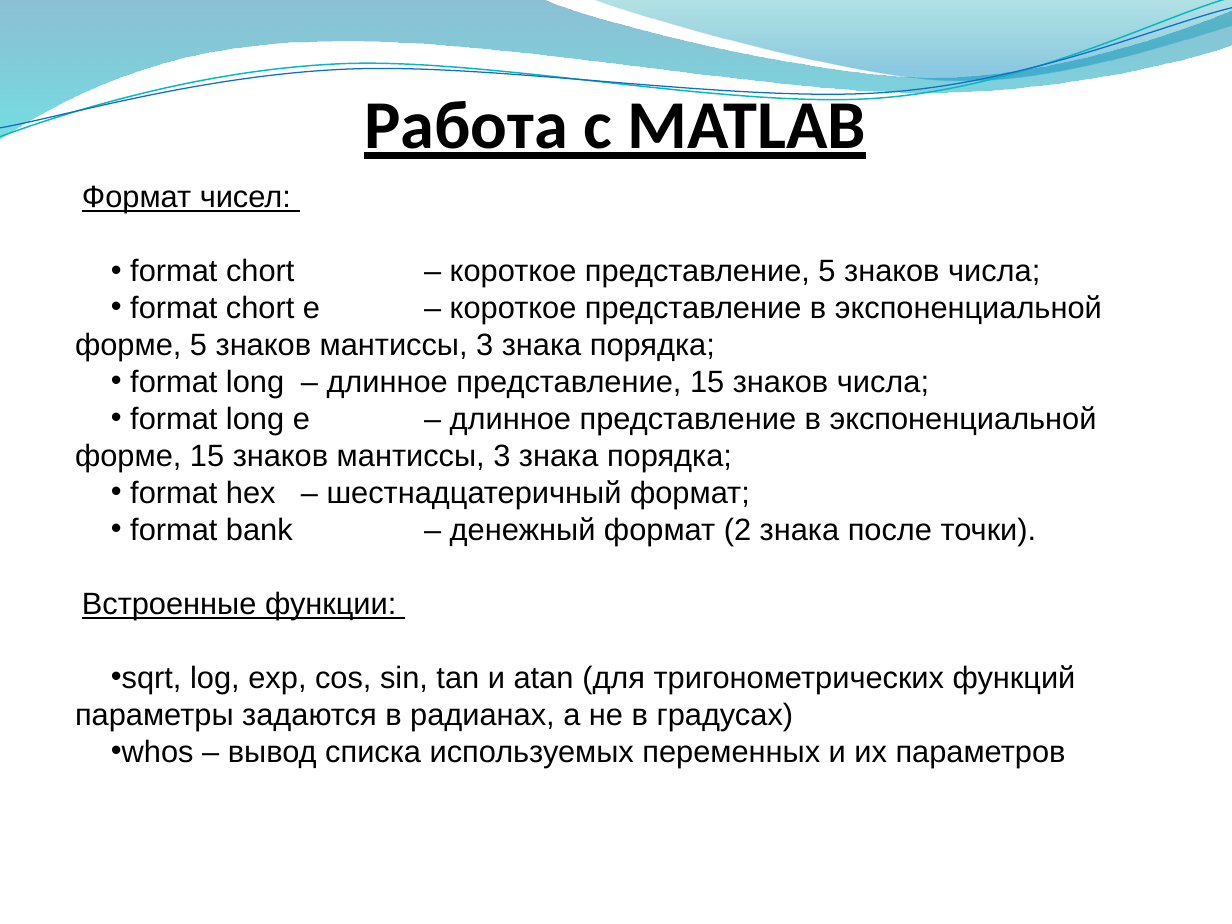
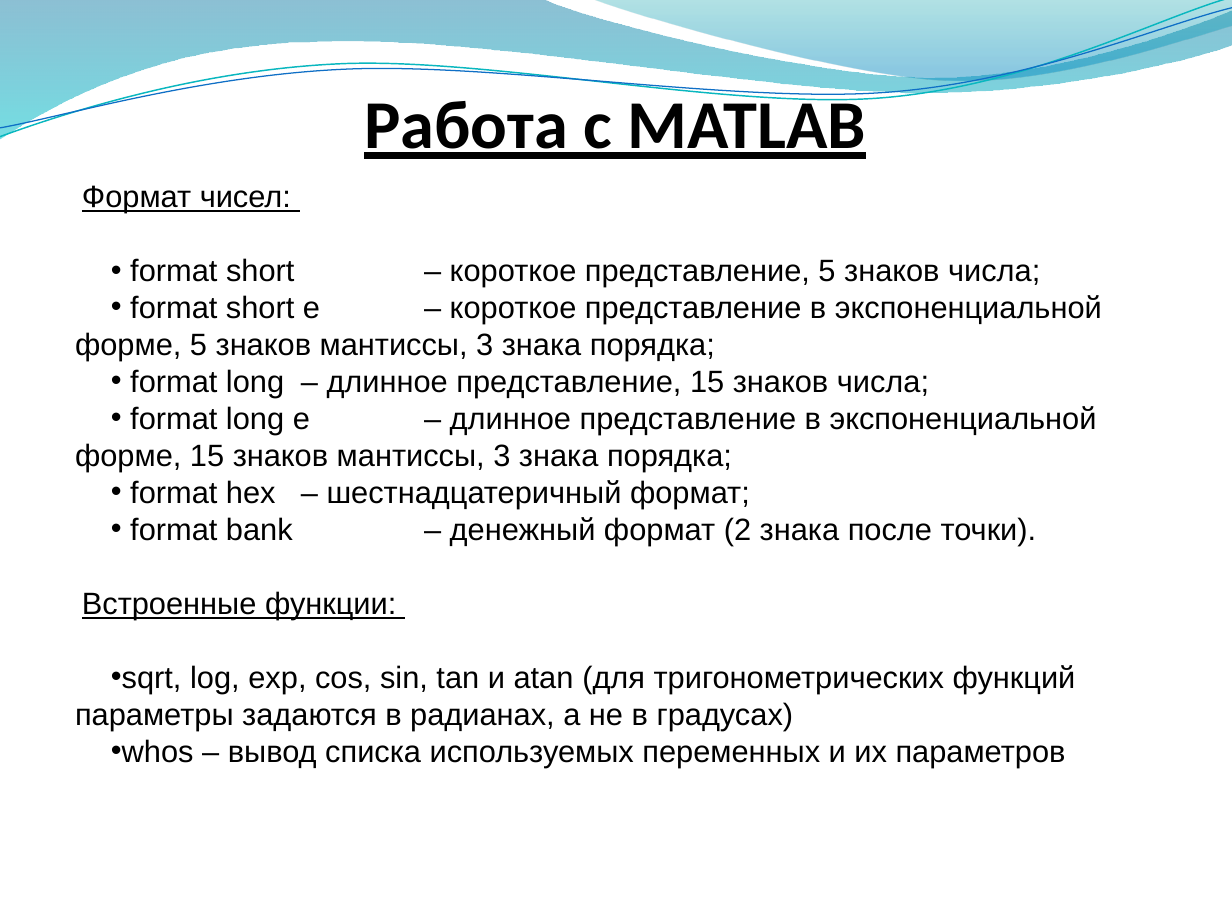
Before and after one commit to EpsLeonid/Student-2024, a slide deck: slide 10 of Matlab/Лекция №3 - Методы обработки сигналов.pptx. Drawn at 1232x924 pixels with LibreOffice and Linux fonts; fonts in the diff are those of the drawing; background and template pictures are left out. Boxes give left, top, right and bottom in pixels: in the first picture for what was removed or moved away, otherwise in the second. Text is boxed around its words. In the diff, an @@ line names an element or a change of style, - is before the commit and + after.

```diff
--- a/Matlab/Лекция №3 - Методы обработки сигналов.pptx
+++ b/Matlab/Лекция №3 - Методы обработки сигналов.pptx
@@ text at box(75, 258, 1102, 361): text changed @@
-• format chort – короткое представление, 5 знаков числа;
-• format chort e – короткое представление в экспоненциальной форме, 5 знаков мантиссы, 3 знака порядка;
+• format short – короткое представление, 5 знаков числа;
+• format short e – короткое представление в экспоненциальной форме, 5 знаков мантиссы, 3 знака порядка;
```
Also in this commit, not shown: 6 other slides changed, 2 other files.
